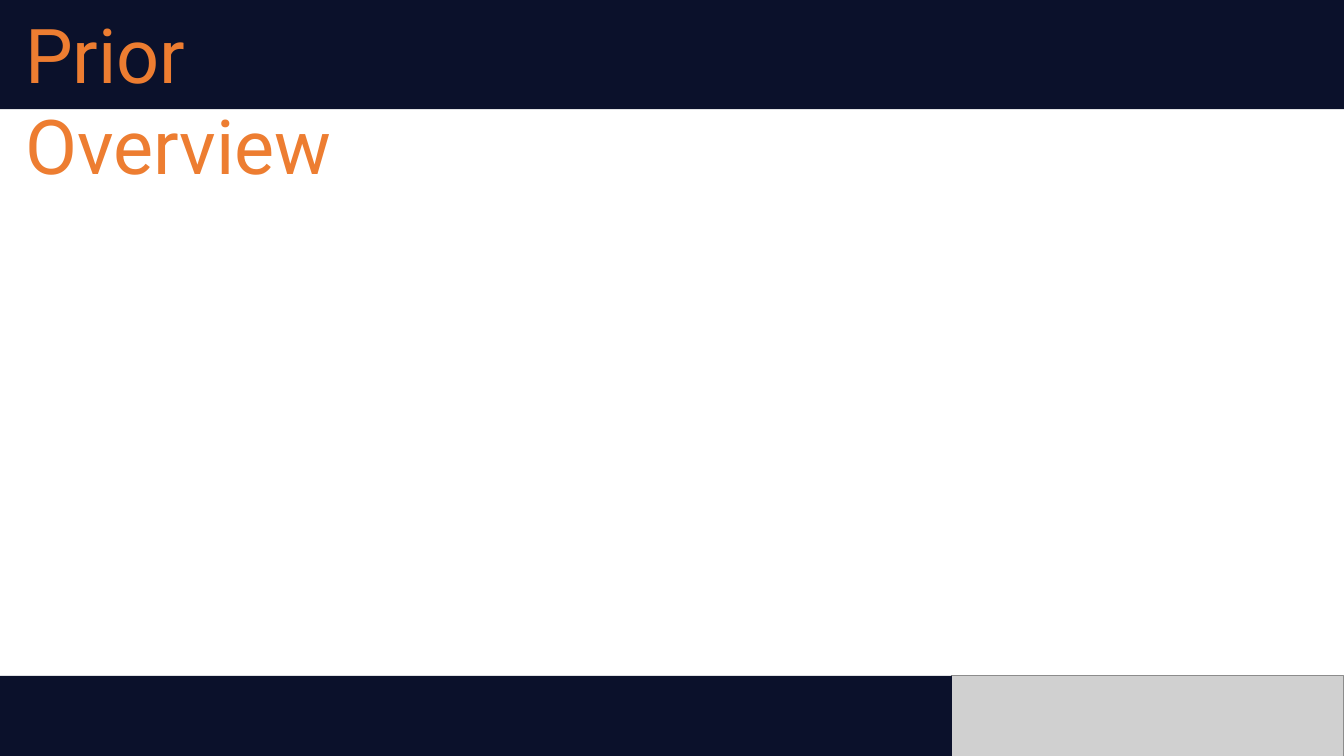
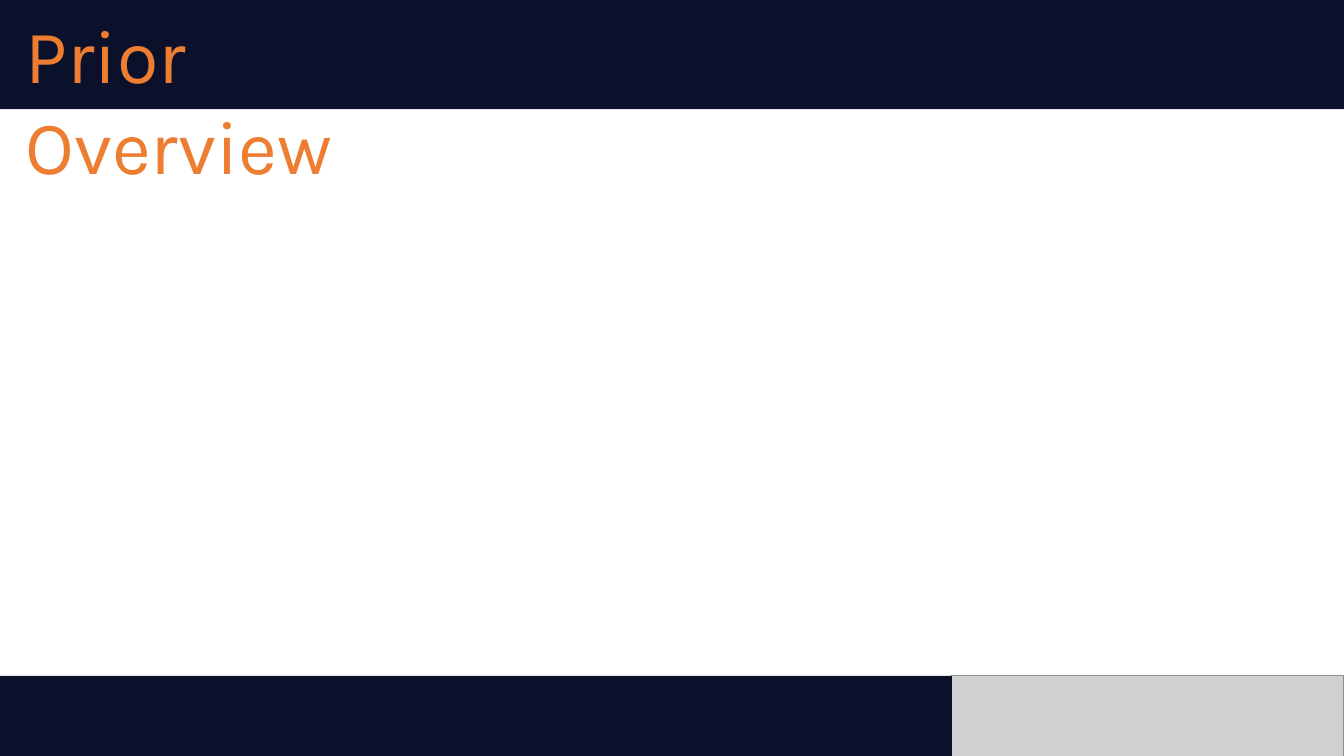
Before and after one commit to abogdan22/ds-6040, a slide deck: slide 4 of slides/module2.pptx. Drawn at 1344x756 pixels with LibreOffice and Linux fonts; fonts in the diff are those of the drawing; grey boxes stand for pictures. Boxes give left, top, right and bottom in pixels: in the first picture for what was removed or moved away, otherwise in the second. Text is boxed around its words. In the diff, an @@ line names an element or a change of style, - is before the commit and + after.

```diff
--- a/slides/module2.pptx
+++ b/slides/module2.pptx
@@ text "Prior Overview" at [25, 31, 332, 175]: font Roboto to Karla @@
```
Also in this commit, not shown: 14 other slides changed, 1 slide added, 3 slides removed, 1 other file.
